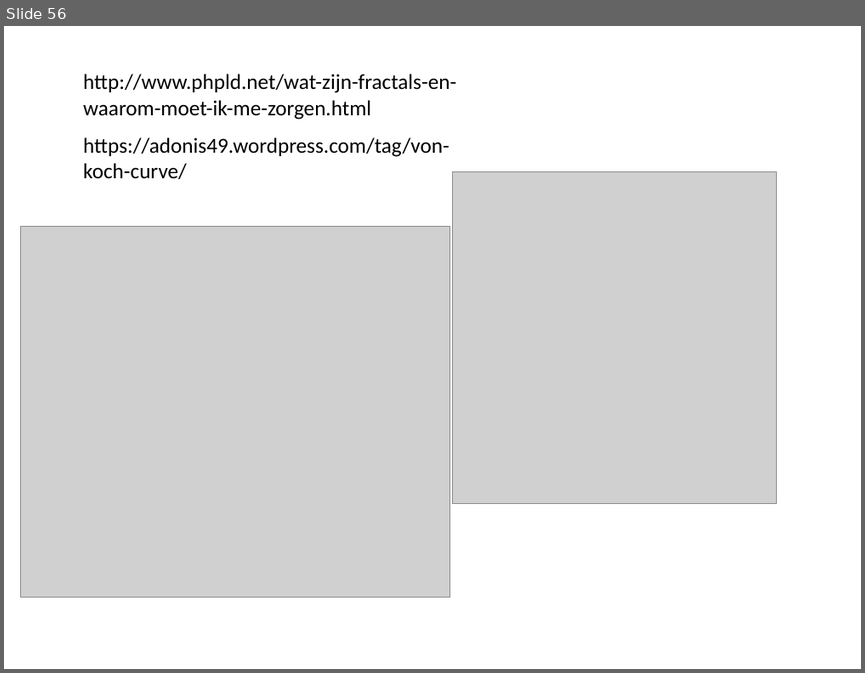
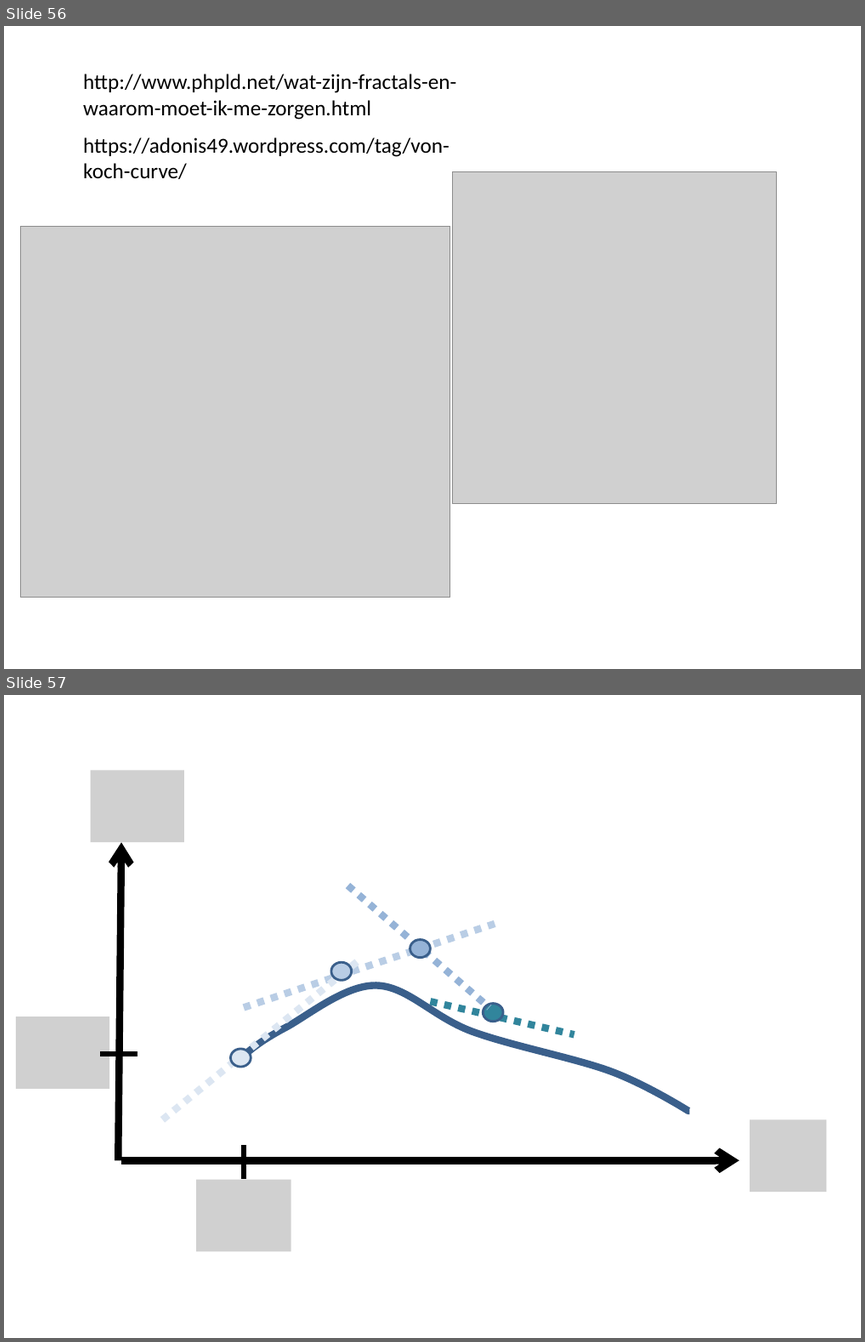
Before and after one commit to sophiahenckell/HIWI_Computersimulation, a slide deck: Bilder.pptx. Shown one above the other, each under a label of ours: slide 56 before the commit, slides 56 and 57 after it. The pictures are 865x673 and 865x1342 pixels, drawn with LibreOffice and Linux fonts; fonts in the diff are those of the drawing; grey boxes stand for pictures. Boxes give left, top, right and bottom in pixels: in the first picture for what was removed or moved away, otherwise in the second. Text is boxed around its words. In the diff, an @@ line names an element or a change of style, - is before the commit and + after.

```diff
--- a/Bilder.pptx
+++ b/Bilder.pptx
@@ slide 57 added at <box>4,695,861,1338</box>, background #FFFFFF @@
@@ picture added at <box>91,771,184,842</box> @@
@@ arrow added from (118, 1160) to (121, 842), #000000 6 pt @@
@@ line added from (347, 885) to (489, 1008), #95B3D7 6 pt dashed @@
@@ line added from (244, 1008) to (500, 922), #B9CDE5 6 pt dashed @@
@@ ellipse added at <box>410,939,431,957</box>, fill #95B3D7, outline #3A5F8C 2 pt @@
@@ line added from (162, 1119) to (361, 958), #DCE6F2 6 pt dashed @@
@@ ellipse added at <box>331,962,352,981</box>, fill #B9CDE5, outline #3A5F8C 2 pt @@
@@ freeform shape added at <box>243,986,689,1111</box>, outline #3A5F8C 6 pt @@
@@ picture added at <box>16,1016,109,1089</box> @@
@@ line added from (430, 1001) to (574, 1034), #31859C 6 pt dashed @@
@@ ellipse added at <box>483,1004,504,1021</box>, fill #31859C, outline #3A5F8C 2 pt @@
@@ ellipse added at <box>230,1049,250,1066</box>, fill #DCE6F2, outline #3A5F8C 2 pt @@
@@ line added from (100, 1054) to (137, 1054), #000000 4.5 pt @@
@@ picture added at <box>749,1119,827,1191</box> @@
@@ line added from (244, 1179) to (244, 1145), #000000 4.5 pt @@
@@ arrow added from (121, 1160) to (739, 1160), #000000 6 pt @@
@@ picture added at <box>196,1179,291,1251</box> @@
```
Also in this commit, not shown: 1 slide changed, 10 other slides added, 5 other files.
